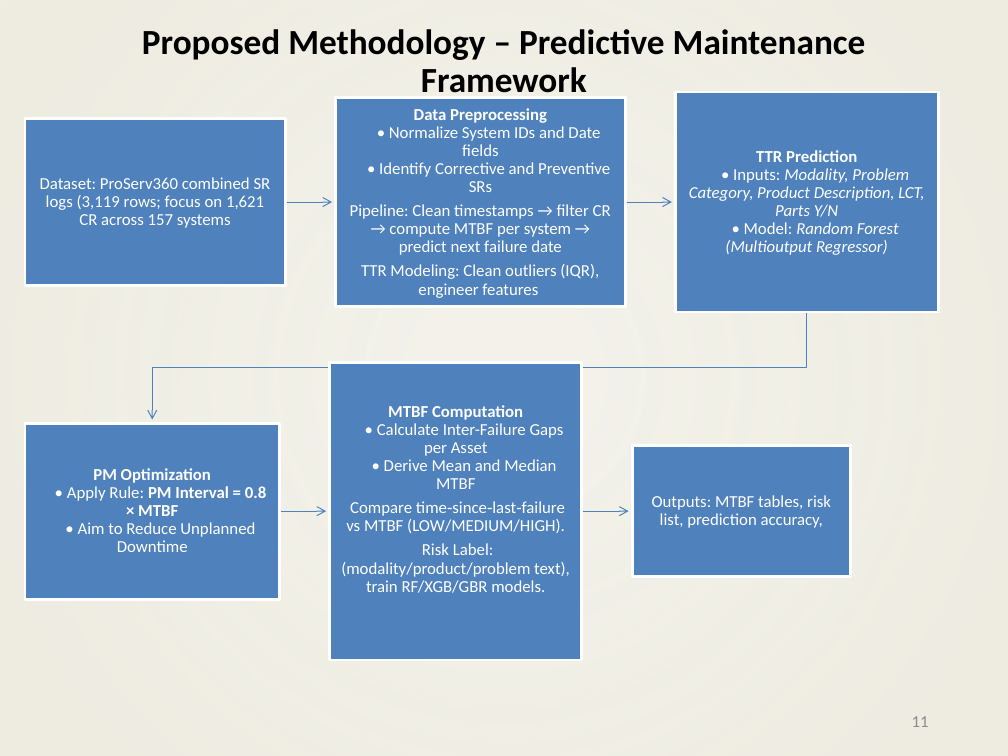
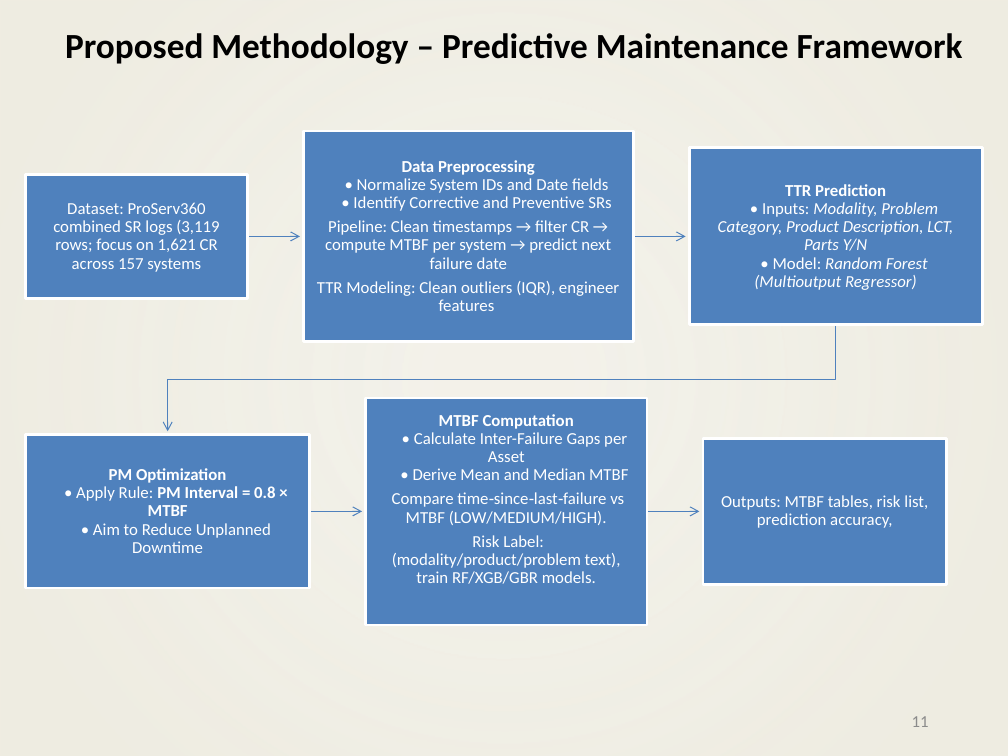
Before and after one commit to shohaghcsesust/BigData-MSProject, a slide deck: slide 11 of BigData_Project_Pro Serv 360.pptx. Drawn at 1008x756 pixels with LibreOffice and Linux fonts; fonts in the diff are those of the drawing. Boxes give left, top, right and bottom in pixels: in the first picture for what was removed or moved away, otherwise in the second. Text is boxed around its words. In the diff, an @@ line names an element or a change of style, - is before the commit and + after.

Commit message:
Updated ppts

```diff
--- a/BigData_Project_Pro Serv 360.pptx
+++ b/BigData_Project_Pro Serv 360.pptx
@@ title "Proposed Methodology – Predictive Maintenance ..." rewrapped from [142,29,866,101] to [65,33,963,64] @@
@@ text "Data Preprocessing • Normalize System ..." rewrapped from [350,108,611,298] to [317,160,619,311] @@
@@ rectangle: place and size @@
-rectangle at [336,98,625,306]
+rectangle at [303,131,633,342]
@@ text "TTR Prediction • Inputs: Modality, ...": place and size @@
-text "TTR Prediction • Inputs: Modality, ..." at [689,150,924,255]
+text "TTR Prediction • Inputs: Modality, ..." at [718,184,953,290]
@@ rectangle: place and size @@
-rectangle at [675,92,938,311]
+rectangle at [689,148,983,326]
@@ text "Dataset: ProServ360 combined SR logs ..." rewrapped from [40,177,271,228] to [53,202,219,272] @@
@@ rectangle: place and size @@
-rectangle at [25,119,285,286]
+rectangle at [26,174,248,298]
@@ freeform shape: place and size @@
-freeform shape at [285,197,333,207]
+freeform shape at [247,232,299,242]
@@ freeform shape: place and size @@
-freeform shape at [625,197,672,207]
+freeform shape at [633,232,685,242]
@@ freeform shape: place and size @@
-freeform shape at [152,311,806,419]
+freeform shape at [167,325,836,431]
@@ text "MTBF Computation • Calculate Inter-Failure ..." rewrapped from [341,405,570,593] to [392,414,628,584] @@
@@ rectangle: place and size @@
-rectangle at [330,363,582,660]
+rectangle at [366,398,647,625]
@@ text "PM Optimization • Apply Rule: ...": place and size @@
-text "PM Optimization • Apply Rule: ..." at [67,468,266,552]
+text "PM Optimization • Apply Rule: ..." at [76,468,275,553]
@@ rectangle: place and size @@
-rectangle at [25,423,279,600]
+rectangle at [26,434,310,588]
@@ text "Outputs: MTBF tables, risk list, ..." rewrapped from [652,495,831,528] to [721,495,928,528] @@
@@ rectangle: place and size @@
-rectangle at [632,446,851,577]
+rectangle at [703,438,947,585]
@@ freeform shape: place and size @@
-freeform shape at [279,506,327,516]
+freeform shape at [309,506,362,516]
@@ freeform shape: place and size @@
-freeform shape at [582,506,629,516]
+freeform shape at [647,506,700,516]
```
Also in this commit, not shown: 7 other slides changed, 2 other files.
